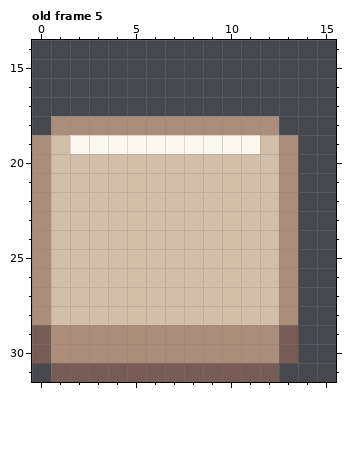
Two states of a pixel-art file, images/quq.aseprite. The first picture shows the starting point.
16x32 pixels, 9 frames. Shown: old frame 5: x 0..15, y 14..31. The commit also changed other frames, which this record leaves out.
And afterwards:
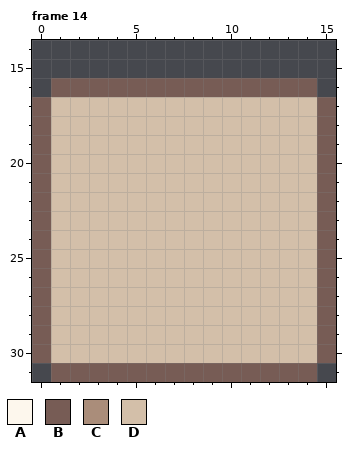
Palette (. is transparent): A #fdf7ed  B #775c55  C #aa8d7a  D #d3bfa9
A new or re-ordered frame is compared with the old frame closest to it.
From old to new:
frames 9 -> 14
Frame 14 is new; against old frame 5:
Colour B is added in row 16 at x 1 to 14; in rows 17 to 18 at x 0 and 15; in rows 19 to 30 at x 15; in row 31 at x 13 to 14.
Colour B replaces colour C in rows 19 to 28 at x 0.
Colour D is added in row 17 at x 1 to 14; in row 18 at x 13 to 14; in rows 19 to 30 at x 14.
Colour D replaces colour A in row 19 at x 2 to 11.
Colour D replaces colour B in rows 29 to 30 at x 13.
Colour D replaces colour C in row 18 at x 1 to 12; in rows 19 to 28 at x 13; in rows 29 to 30 at x 1 to 12.
Where, in picture pixels (left, top, right, bottom), the same in both pictures:
changed: (32, 78, 336, 382)
